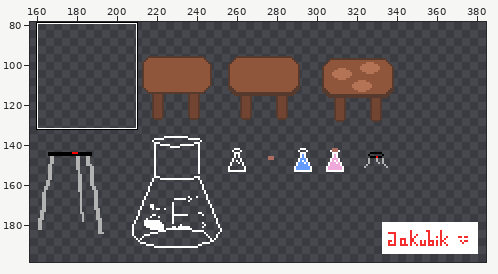
One commit to this pixel-art file: assets/asesprite_project.aseprite. The first picture is a wide view before the edit; the outline marks the close-up.
Close-up. The starting point:
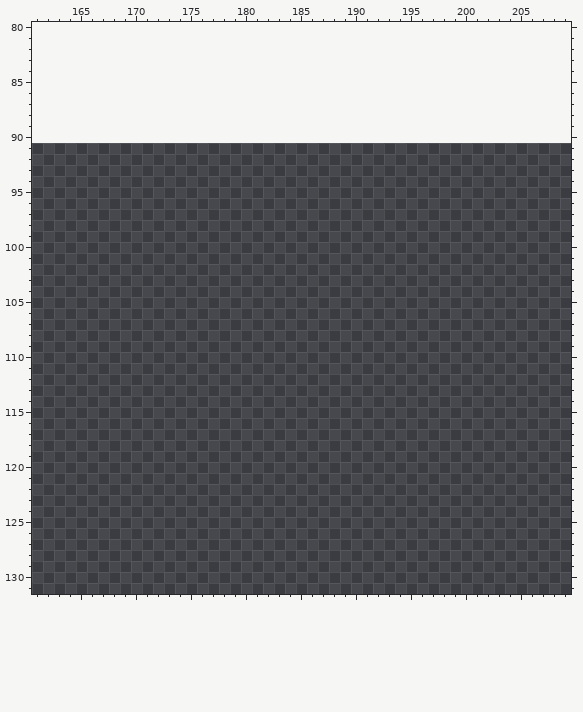
340x125 pixels, 1 frame. Colours within 5 levels of each other are drawn and written as one. Shown: x 161..209, y 80..131. The old version is drawn lined up with the new one, on the new canvas. The wide view leaves out empty margins.
Now the later version:
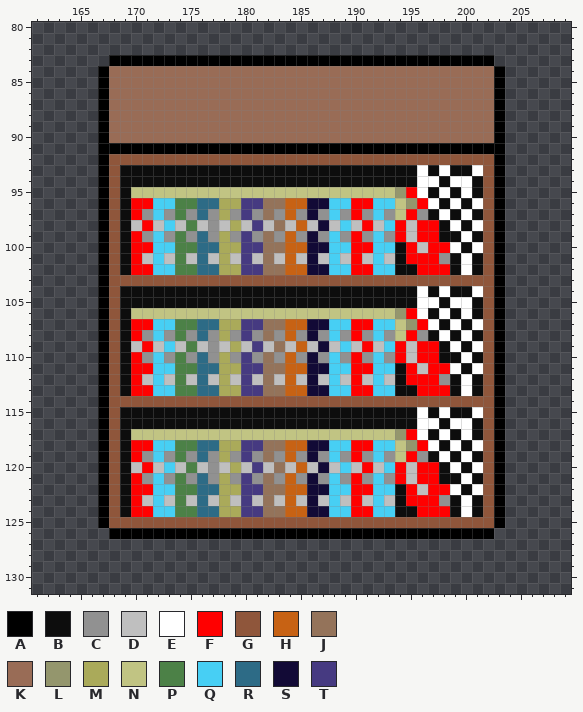
Palette (. is transparent): A #000000  B #0d0d0d  C #919191  D #bfbfbf  E #ffffff  F #ff0000  G #8f563b  H #c76214  J #94735a  K #996c56  L #94966d  M #aaaa5a  N #c1c483  P #4c8147  Q #47cff4  R #2d6b86  S #120a36  T #463a81
From the commit log: added rough sketch of a bookcase
The exact change:
canvas 340x125 -> 422x256, the old top-left corner now at 82,91
Changed rows in their new state; - is an unchanged pixel.
first column x 167:
 83 -AAAAAAAAAAAAAAAAAAAAAAAAAAAAAAAAAAA-
 84 AKKKKKKKKKKKKKKKKKKKKKKKKKKKKKKKKKKKA
 85 AKKKKKKKKKKKKKKKKKKKKKKKKKKKKKKKKKKKA
 86 AKKKKKKKKKKKKKKKKKKKKKKKKKKKKKKKKKKKA
 87 AKKKKKKKKKKKKKKKKKKKKKKKKKKKKKKKKKKKA
 88 AKKKKKKKKKKKKKKKKKKKKKKKKKKKKKKKKKKKA
 89 AKKKKKKKKKKKKKKKKKKKKKKKKKKKKKKKKKKKA
 90 AKKKKKKKKKKKKKKKKKKKKKKKKKKKKKKKKKKKA
 91 AAAAAAAAAAAAAAAAAAAAAAAAAAAAAAAAAAAAA
 92 AGGGGGGGGGGGGGGGGGGGGGGGGGGGGGGGGGGGA
 93 AGBBBBBBBBBBBBBBBBBBBBBBBBBBBEBEBBEGA
 94 AGBBBBBBBBBBBBBBBBBBBBBBBBBBBEEBEEBGA
 95 AGBNNNNNNNNNNNNNNNNNNNNNNNNLFEBEBEBGA
 96 AGBFFQQPPRRMMTTJJHHSSQQFFQQNLFEBEBEGA
 97 AGBFCQCPCRCMCTCJCHCSCQCFCQCNFCBEBEBGA
 98 AGBDFDQDPDCDMDTDJDHDSDQDFDQFDFFBEBEGA
 99 AGBFCQCPCRCMCTCJCHCSCQCFCQCFDFFBBEBGA
100 AGBFFQQPPRRMMTTJJHHSSQQFFQQBFDFFEBEGA
101 AGBFDQDPDRDMDTDJDHDSDQDFDQDBFFFCBEBGA
102 AGBFFQQPPRRMMTTJJHHSSQQFFQQBBFFFBEBGA
103 AGGGGGGGGGGGGGGGGGGGGGGGGGGGGGGGGGGGA
104 AGBBBBBBBBBBBBBBBBBBBBBBBBBBBEBEBBEGA
105 AGBBBBBBBBBBBBBBBBBBBBBBBBBBBEEBEEBGA
106 AGBNNNNNNNNNNNNNNNNNNNNNNNNLFEBEBEBGA
107 AGBFFQQPPRRMMTTJJHHSSQQFFQQNLFEBEBEGA
108 AGBFCQCPCRCMCTCJCHCSCQCFCQCNFCBEBEBGA
109 AGBDFDQDPDCDMDTDJDHDSDQDFDQFDFFBEBEGA
110 AGBFCQCPCRCMCTCJCHCSCQCFCQCFDFFBBEBGA
111 AGBFFQQPPRRMMTTJJHHSSQQFFQQBFDFFEBEGA
112 AGBFDQDPDRDMDTDJDHDSDQDFDQDBFFFCBEBGA
113 AGBFFQQPPRRMMTTJJHHSSQQFFQQBBFFFBEBGA
114 AGGGGGGGGGGGGGGGGGGGGGGGGGGGGGGGGGGGA
115 AGBBBBBBBBBBBBBBBBBBBBBBBBBBBEBEBBEGA
116 AGBBBBBBBBBBBBBBBBBBBBBBBBBBBEEBEEBGA
117 AGBNNNNNNNNNNNNNNNNNNNNNNNNLFEBEBEBGA
118 AGBFFQQPPRRMMTTJJHHSSQQFFQQNLFEBEBEGA
119 AGBFCQCPCRCMCTCJCHCSCQCFCQCNFCBEBEBGA
120 AGBDFDQDPDCDMDTDJDHDSDQDFDQFDFFBEBEGA
121 AGBFCQCPCRCMCTCJCHCSCQCFCQCFDFFBBEBGA
122 AGBFFQQPPRRMMTTJJHHSSQQFFQQBFDFFEBEGA
123 AGBFDQDPDRDMDTDJDHDSDQDFDQDBFFFCBEBGA
124 AGBFFQQPPRRMMTTJJHHSSQQFFQQBBFFFBEBGA
125 AGGGGGGGGGGGGGGGGGGGGGGGGGGGGGGGGGGGA
126 -AAAAAAAAAAAAAAAAAAAAAAAAAAAAAAAAAAA-
Boxes around the changes in both close-ups, in picture pixels (x1, y1, x2, y2):
added: (98, 55, 505, 539)
